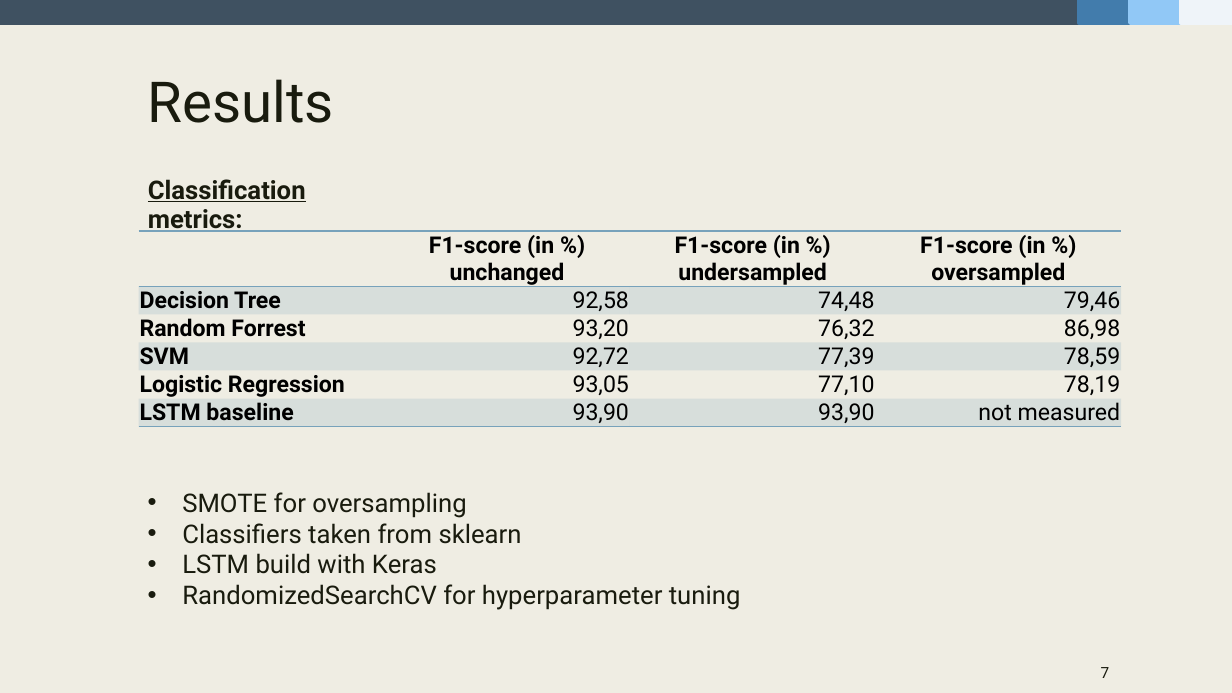
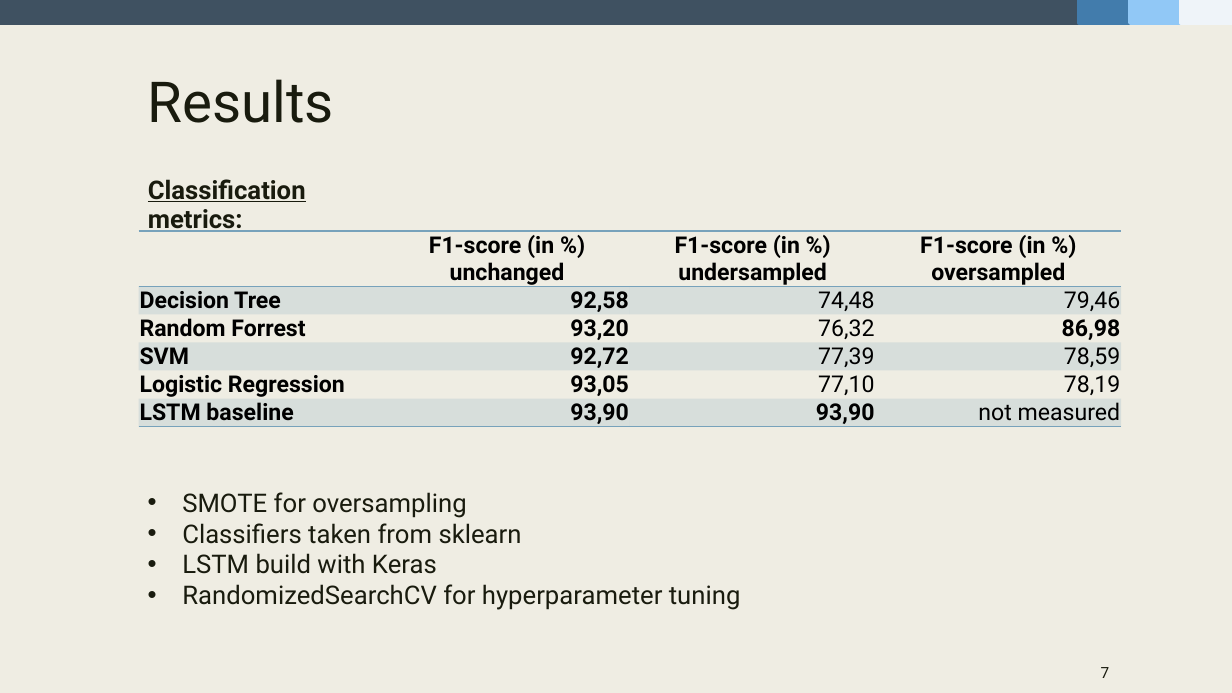
Before and after one commit to fidsusj/HateSpeechDetection, a slide deck: slide 7 of docs/presentation/presentation-slides.pptx. Drawn at 1232x693 pixels with LibreOffice and Linux fonts; fonts in the diff are those of the drawing. Boxes give left, top, right and bottom in pixels: in the first picture for what was removed or moved away, otherwise in the second. Text is boxed around its words. In the diff, an @@ line names an element or a change of style, - is before the commit and + after.

```diff
--- a/docs/presentation/presentation-slides.pptx
+++ b/docs/presentation/presentation-slides.pptx
@@ table at [139, 231, 1122, 431] @@
@@ bold on in "92,58", "93,20", "86,98", "92,72" and 3 more places @@
```
Also in this commit, not shown: 3 other slides changed, 4 slides added, 3 slides removed, 4 other files.
